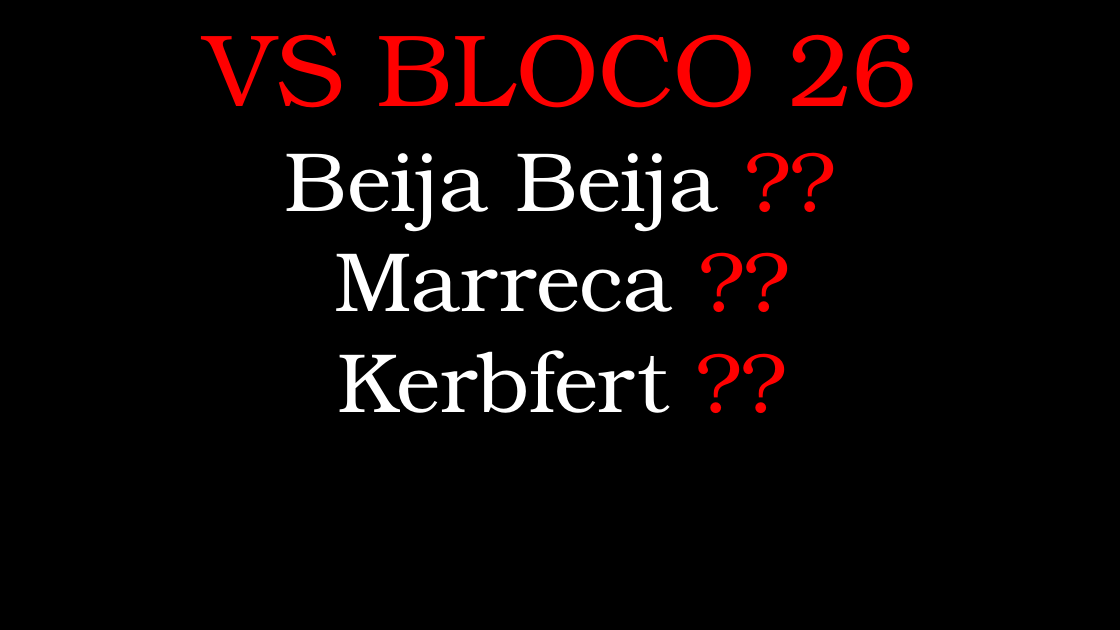
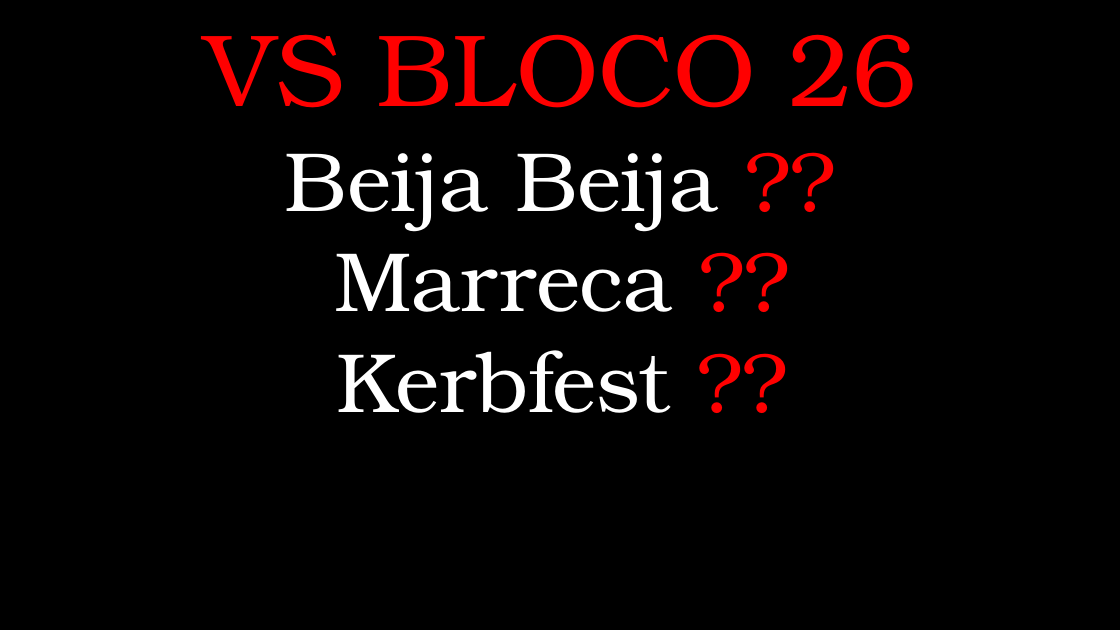
Before and after one commit to ArthurPiratuba/vs-rota, a slide deck: slide 27 of VS - ROTA/REPERTÓRIO/Repertório Rota do Chopp VS.pptx. Drawn at 1120x630 pixels with LibreOffice and Linux fonts; fonts in the diff are those of the drawing; background and template pictures are left out. Boxes give left, top, right and bottom in pixels: in the first picture for what was removed or moved away, otherwise in the second. Text is boxed around its words. In the diff, an @@ line names an element or a change of style, - is before the commit and + after.

```diff
--- a/VS - ROTA/REPERTÓRIO/Repertório Rota do Chopp VS.pptx
+++ b/VS - ROTA/REPERTÓRIO/Repertório Rota do Chopp VS.pptx
@@ text at [285,153,718,413]: text changed @@
-Beija Beija ??
-Marreca ??
-Kerbfert ??
+Beija Beija ??
+Marreca ??
+Kerbfest ??
```
Also in this commit, not shown: 33 other files.
